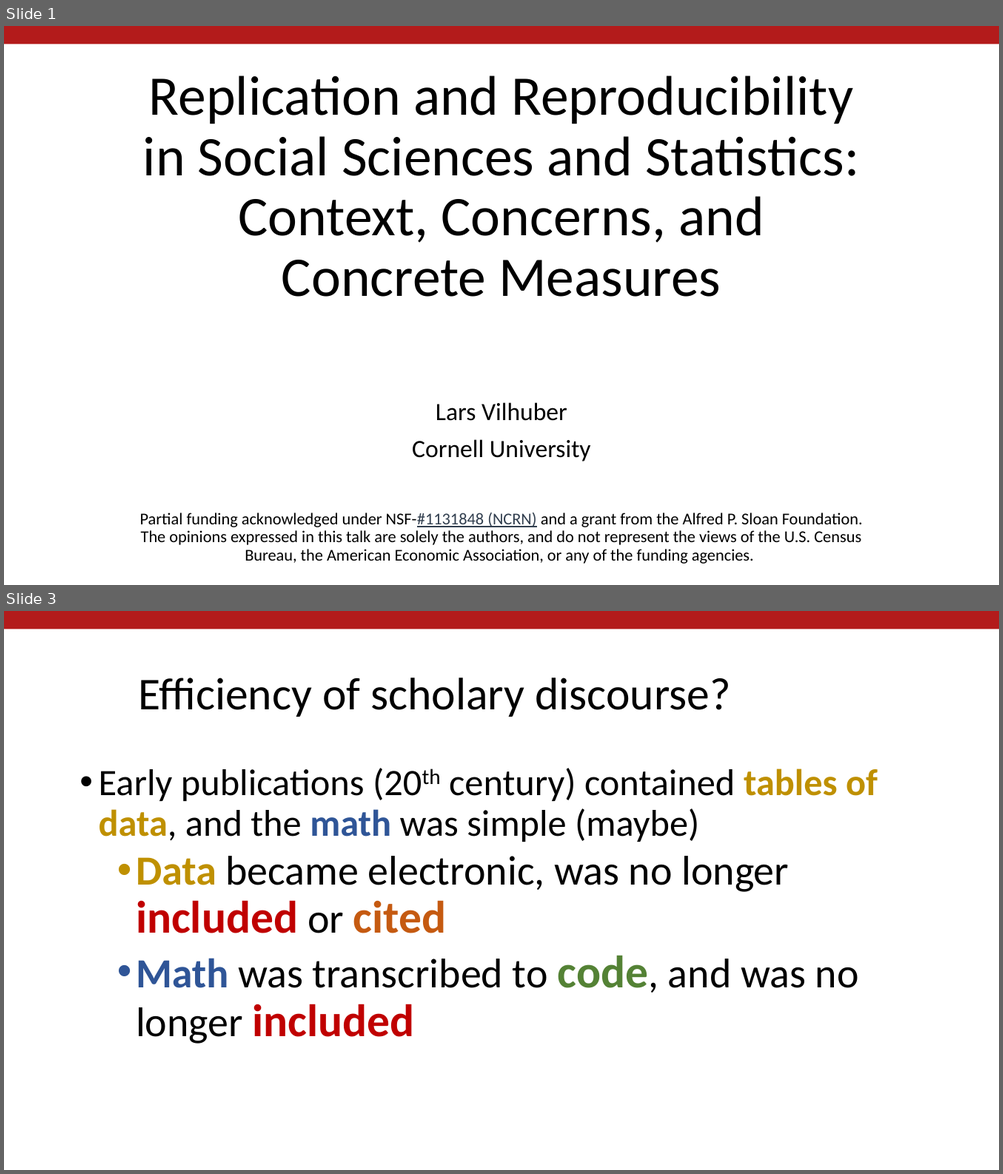
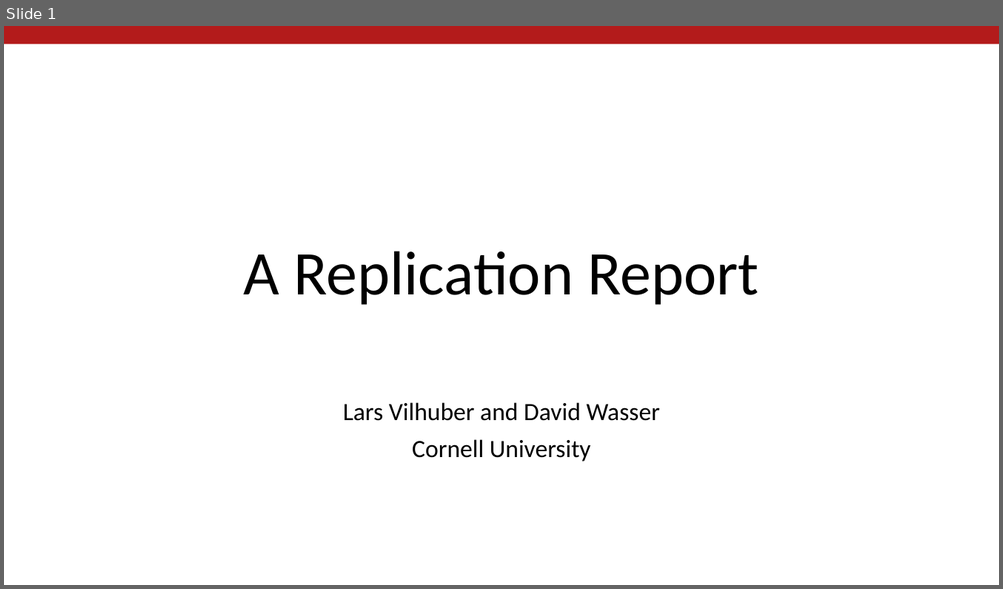
Before and after one commit to labordynamicsinstitute/replicability-training, a slide deck: Fall 2019/Overview-Motivation-AEA-Replication.pptx. Shown one above the other, each under a label of ours: slides 1 and 3 before the commit, slide 1 after it; the slides between them are not shown. The pictures are 1003x1174 and 1003x589 pixels, drawn with LibreOffice and Linux fonts; fonts in the diff are those of the drawing; background and template pictures are left out. Boxes give left, top, right and bottom in pixels: in the first picture for what was removed or moved away, otherwise in the second. Text is boxed around its words. In the diff, an @@ line names an element or a change of style, - is before the commit and + after.

```diff
--- a/Fall 2019/Overview-Motivation-AEA-Replication.pptx
+++ b/Fall 2019/Overview-Motivation-AEA-Replication.pptx
@@ slide 3 removed at box(4, 611, 999, 1170), background #FFFFFF; not listed: 1 template element that a slide beside it also shows @@
@@ title removed at box(138, 678, 731, 717) @@
-Efficiency of scholary discourse?
@@ text removed at box(99, 768, 877, 1044) @@
-• Early publications (20th century) contained tables of data, and the math was simple (maybe)
-  • Data became electronic, was no longer included or cited
-  • Math was transcribed to code, and was no longer included
@@ slide 1 changed as well @@
@@ title at box(244, 251, 759, 305): text changed; size 54 to 60 pt @@
-Replication and Reproducibility in Social Sciences and Statistics: Context, Concerns, and Concrete Measures
+A Replication Report
@@ subtitle at box(343, 403, 660, 421): text changed @@
-Lars Vilhuber
+Lars Vilhuber and David Wasser
@@ subtitle at box(140, 513, 862, 564): paragraph removed @@
-Partial funding acknowledged under NSF-#1131848 (NCRN) and a grant from the Alfred P. Sloan Foundation.
-The opinions expressed in this talk are solely the authors, and do not represent the views of the U.S. Census Bureau, the American Economic Association, or any of the funding agencies.
```
Also in this commit, not shown: 6 slides added, 26 other slides removed.
